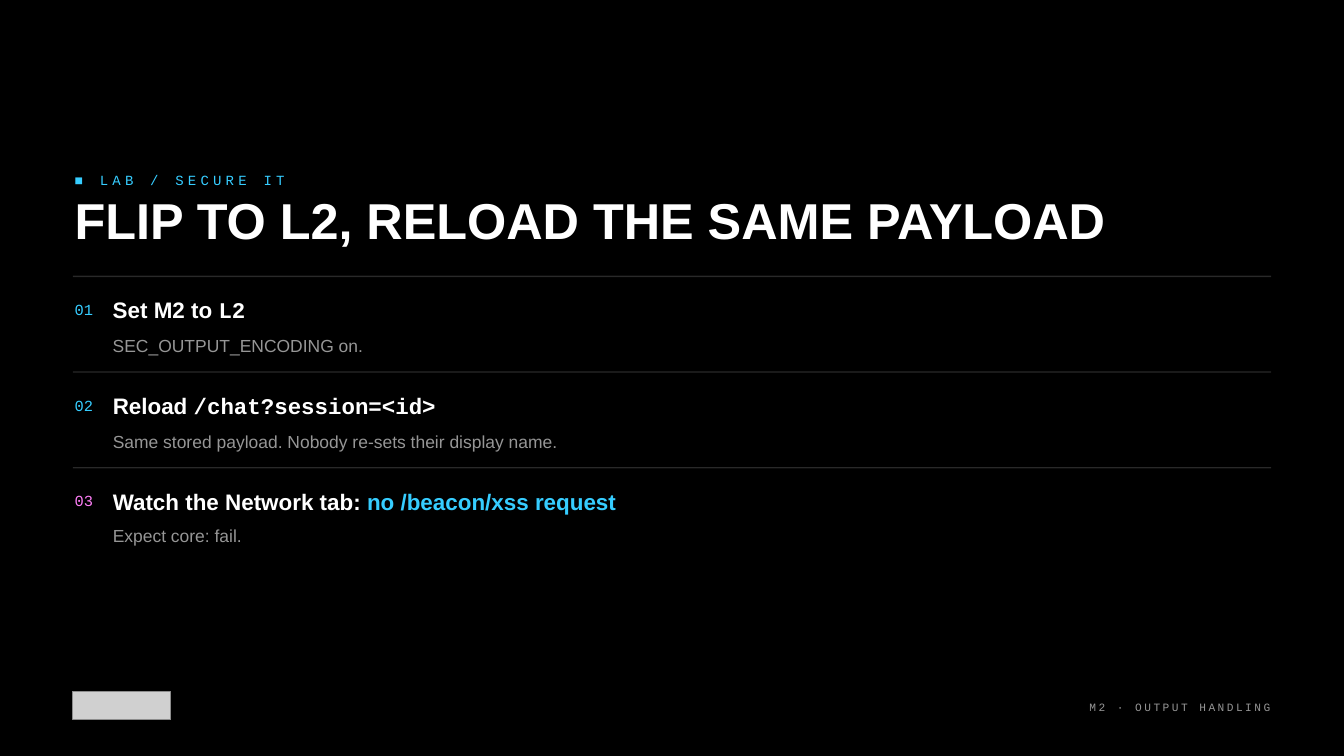
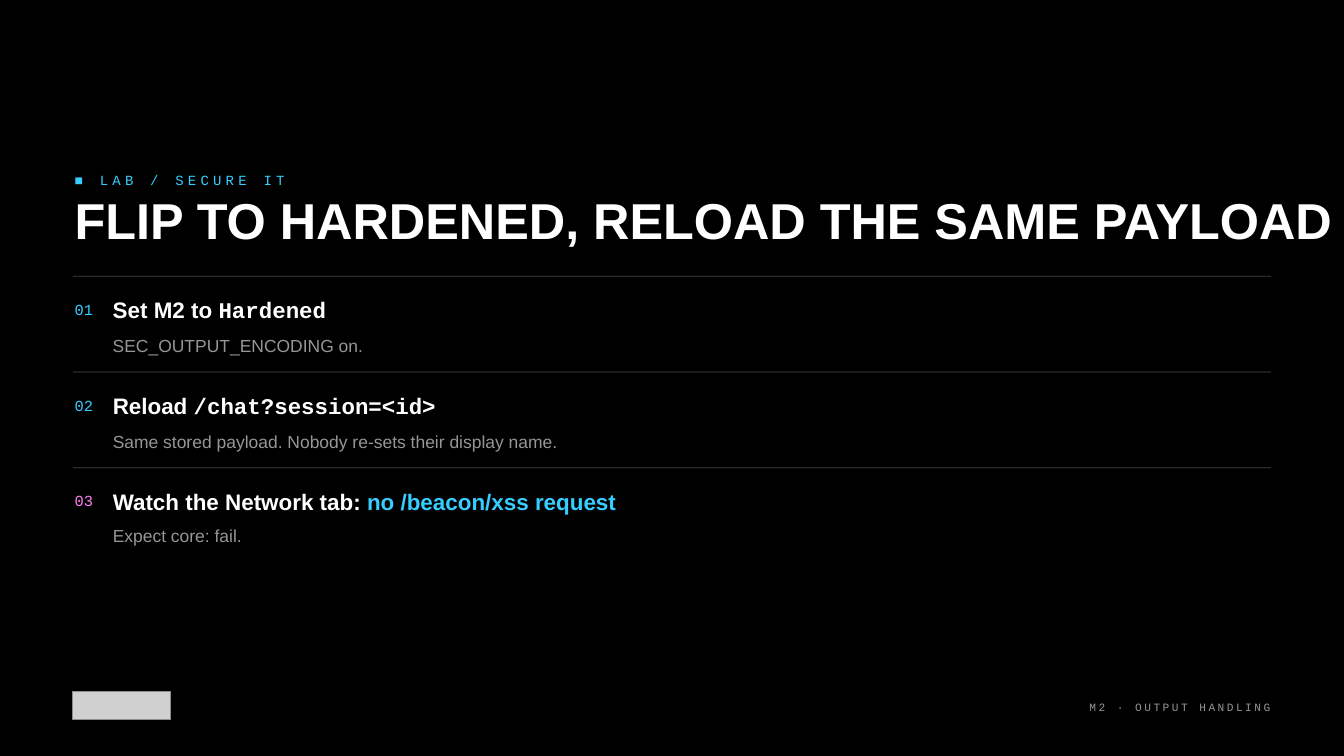
Before and after one commit to kkmookhey/training, a slide deck: slide 19 of blackhat-2026-adversarial-ai/M2-output-handling/slides/M2 Output Encoding.pptx (slide 18 before the commit). Drawn at 1344x756 pixels with LibreOffice and Linux fonts; fonts in the diff are those of the drawing; grey boxes stand for pictures. Boxes give left, top, right and bottom in pixels: in the first picture for what was removed or moved away, otherwise in the second. Text is boxed around its words. In the diff, an @@ line names an element or a change of style, - is before the commit and + after.

```diff
--- a/blackhat-2026-adversarial-ai/M2-output-handling/slides/M2 Output Encoding.pptx
+++ b/blackhat-2026-adversarial-ai/M2-output-handling/slides/M2 Output Encoding.pptx
@@ text at (75, 203, 1332, 247): text changed @@
-FLIP TO L2, RELOAD THE SAME PAYLOAD
+FLIP TO HARDENED, RELOAD THE SAME PAYLOAD
@@ text at (113, 302, 327, 319): text changed; font Arial to Courier New @@
-Set M2 to L2
+Set M2 to Hardened
```
Also in this commit, not shown: 6 other slides changed, 1 slide added, 33 other files.
